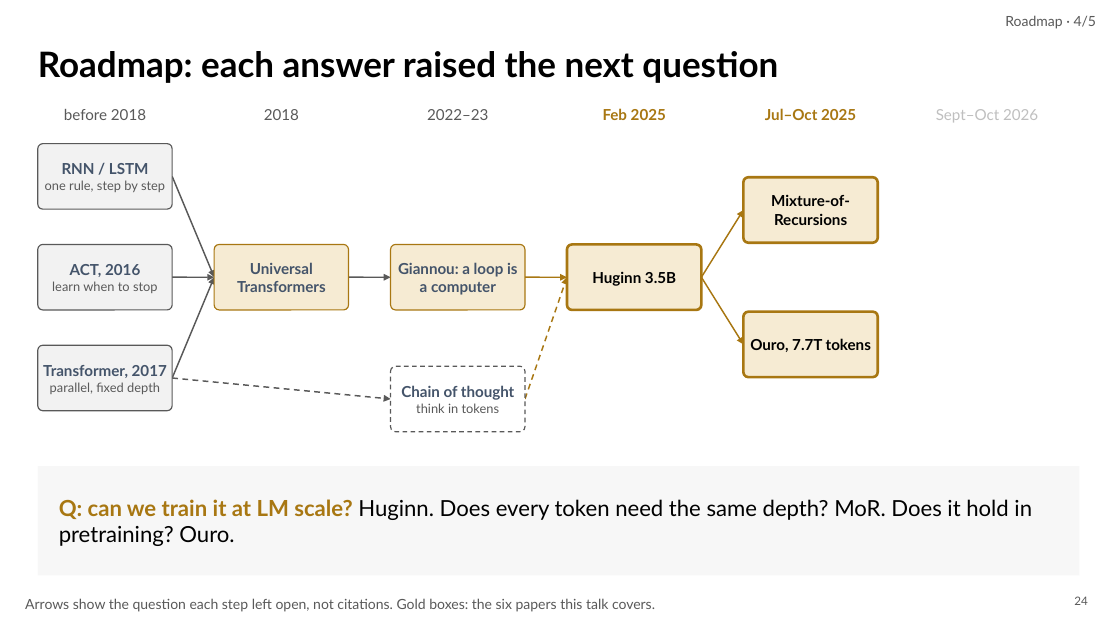
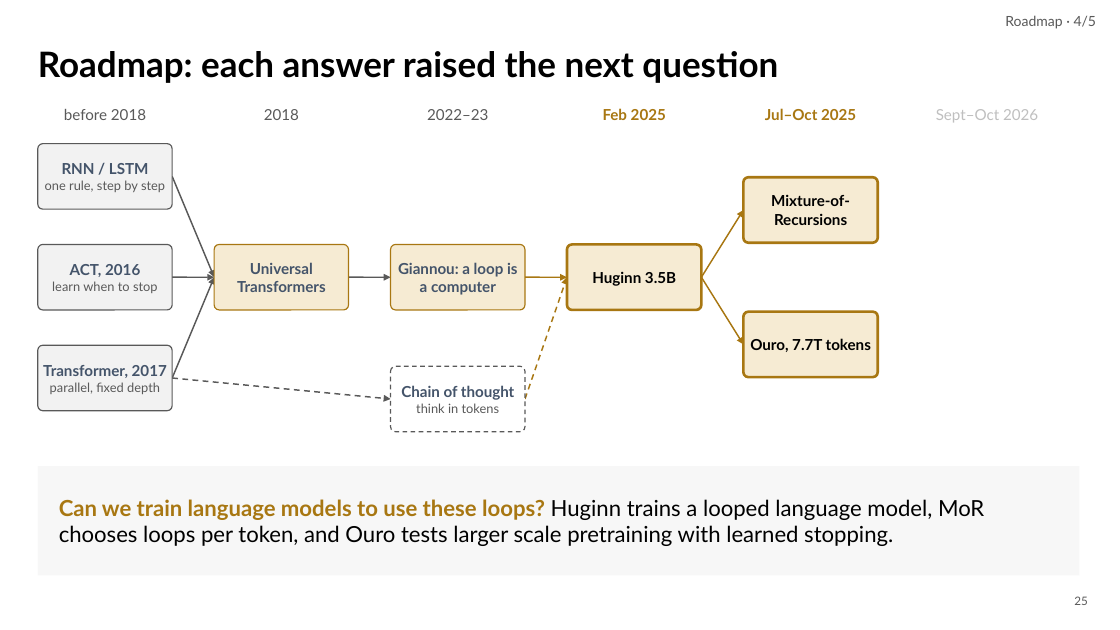
Before and after one commit to irregular6612/agi-hw2, a slide deck: slide 25 of build/out/looped-transformers.pptx (slide 24 before the commit). Drawn at 1120x630 pixels with LibreOffice and Linux fonts; fonts in the diff are those of the drawing. Boxes give left, top, right and bottom in pixels: in the first picture for what was removed or moved away, otherwise in the second. Text is boxed around its words. In the diff, an @@ line names an element or a change of style, - is before the commit and + after.

```diff
--- a/build/out/looped-transformers.pptx
+++ b/build/out/looped-transformers.pptx
@@ text at <box>59,499,984,546</box>: text changed @@
-Q: can we train it at LM scale? Huginn. Does every token need the same depth? MoR. Does it hold in pretraining? Ouro.
+Can we train language models to use these loops? Huginn trains a looped language model, MoR chooses loops per token, and Ouro tests larger scale pretraining with learned stopping.
@@ text removed at <box>25,598,655,612</box> @@
-Arrows show the question each step left open, not citations. Gold boxes: the six papers this talk covers.
@@ page number at <box>1074,596,1087,605</box>: text changed @@
-24
+25
```
Also in this commit, not shown: 41 other slides changed, 15 slides added, 5 slides removed, 31 other files.
